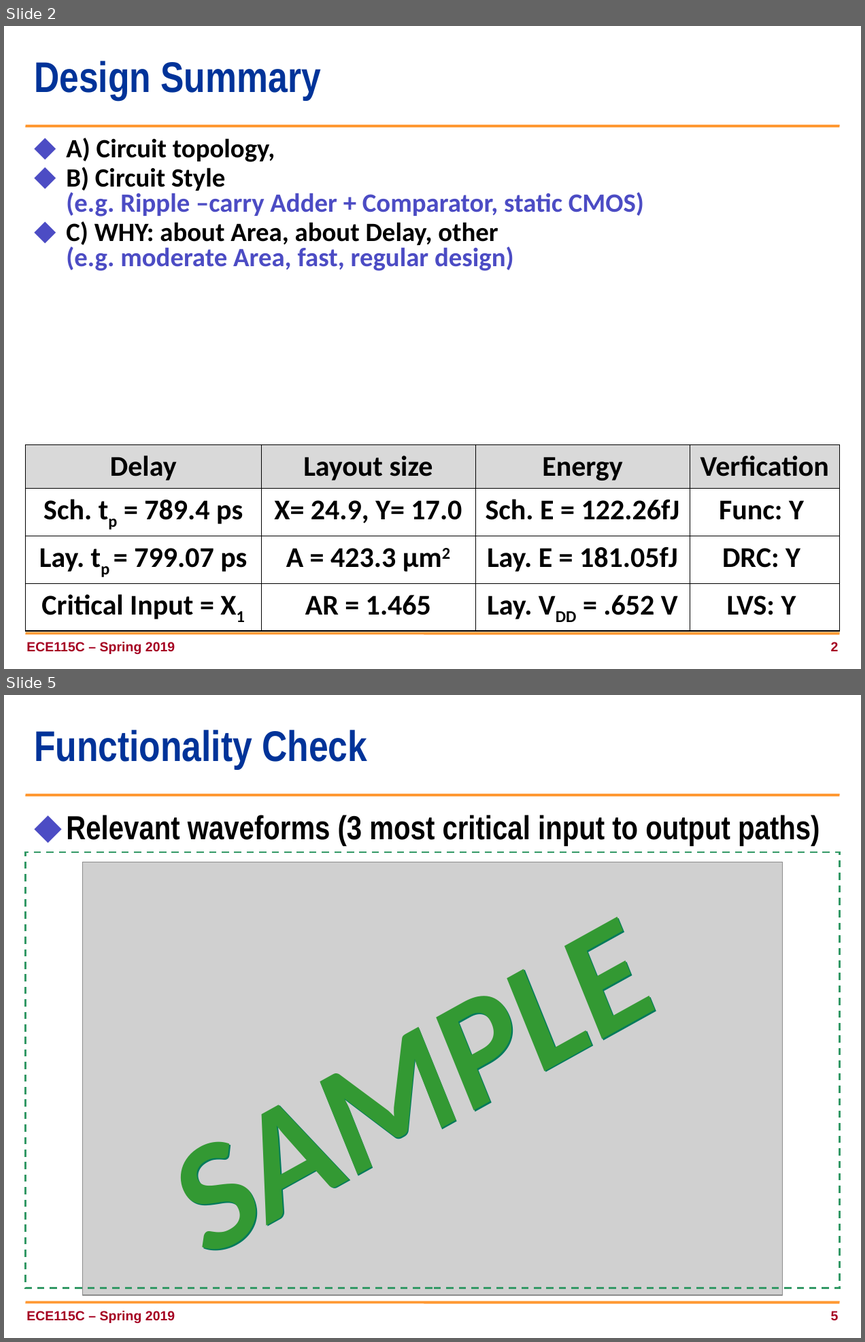
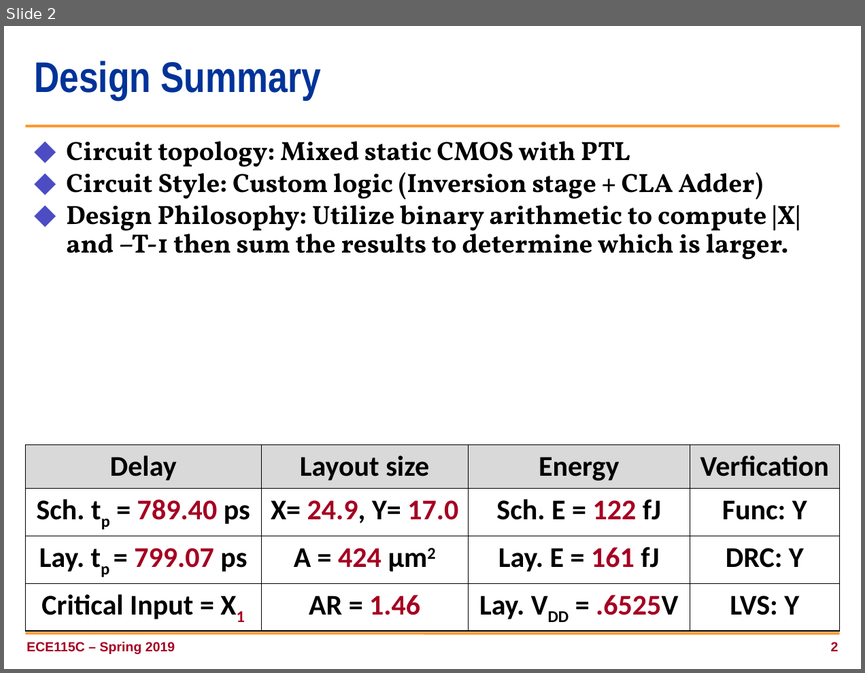
Before and after one commit to Jmiller7023/Neural-Spike-Detector, a slide deck: present_team_7.ppt. Shown one above the other, each under a label of ours: slides 2 and 5 before the commit, slide 2 after it; the slides between them are not shown. The pictures are 865x1342 and 865x673 pixels, drawn with LibreOffice and Linux fonts; fonts in the diff are those of the drawing; grey boxes stand for pictures; background and template pictures are left out. Boxes give left, top, right and bottom in pixels: in the first picture for what was removed or moved away, otherwise in the second. Text is boxed around its words. In the diff, an @@ line names an element or a change of style, - is before the commit and + after.

```diff
--- a/present_team_7.ppt
+++ b/present_team_7.ppt
@@ slide 5 removed at (x1=4, y1=695, x2=861, y2=1338), background #FFFFFF; not listed: 2 template elements that a slide beside it also shows @@
@@ title removed at (x1=34, y1=730, x2=368, y2=769) @@
-Functionality Check
@@ text removed at (x1=66, y1=815, x2=819, y2=846) @@
-⬥ Relevant waveforms (3 most critical input to output paths)
@@ rectangle removed at (x1=26, y1=852, x2=839, y2=1287) @@
@@ picture removed at (x1=83, y1=862, x2=783, y2=1295) @@
@@ text removed at (x1=124, y1=862, x2=688, y2=1291) @@
-SAMPLE
@@ text removed at (x1=26, y1=1310, x2=175, y2=1323) @@
-ECE115C – Spring 2019
@@ page number removed at (x1=831, y1=1310, x2=838, y2=1320) @@
-5
@@ slide 2 changed as well @@
@@ text at (x1=66, y1=141, x2=800, y2=259): text changed; font Calibri to Vollkorn; text colour #4C4CC4 to #000000 @@
-⬥ A) Circuit topology,
-⬥ B) Circuit Style
-  (e.g. Ripple –carry Adder + Comparator, static CMOS)
-⬥ C) WHY: about Area, about Delay, other
-  (e.g. moderate Area, fast, regular design)
+⬥ Circuit topology: Mixed static CMOS with PTL
+⬥ Circuit Style: Custom logic (Inversion stage + CLA Adder)
+⬥ Design Philosophy: Utilize binary arithmetic to compute |X| and –T-1 then sum the results to determine which is larger.
@@ table at (x1=26, y1=445, x2=839, y2=624) @@
-row 2, column 1: Sch. tp = 789.4 ps
+row 2, column 1: Sch. tp = 789.40 ps
-row 2, column 3: Sch. E = 122.26fJ
+row 2, column 3: Sch. E = 122 fJ
-row 3, column 2: A = 423.3 µm2
+row 3, column 2: A = 424 µm2
-row 3, column 3: Lay. E = 181.05fJ
+row 3, column 3: Lay. E = 161 fJ
-row 4, column 2: AR = 1.465
+row 4, column 2: AR = 1.46
-row 4, column 3: Lay. VDD = .652 V
+row 4, column 3: Lay. VDD = .6525V
@@ text colour #000000 to #A50021 in "24.9, 17.0", "799.07", "X1" @@
```
Also in this commit, not shown: 2 other slides changed, 4 slides added, 3 other slides removed, 8 other files.
